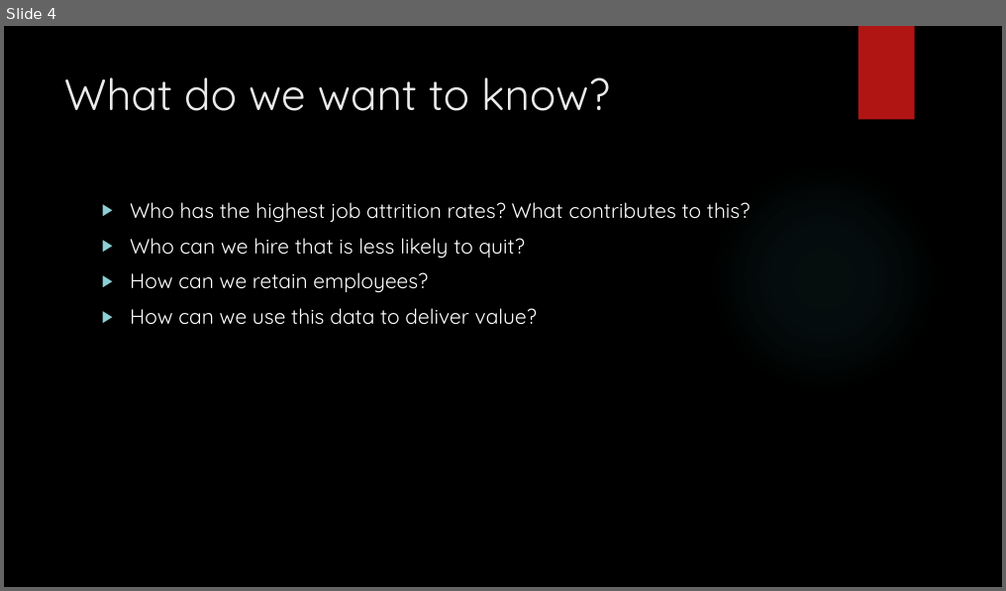
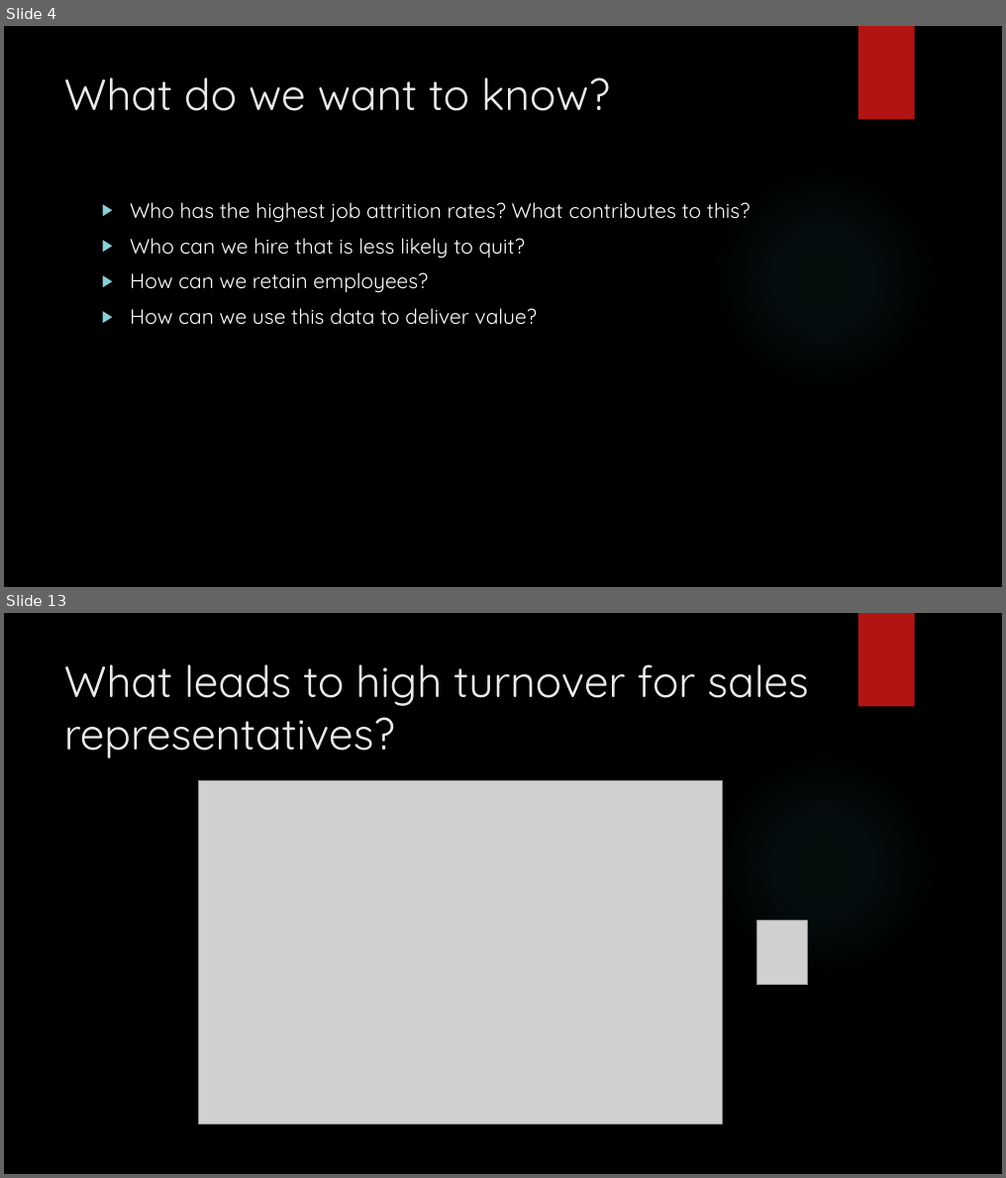
Before and after one commit to vazquezs123/DATA_SCIENCE_CS02, a slide deck: case_study_02_presentation.pptx. Shown one above the other, each under a label of ours: slide 4 before the commit, slides 4 and 13 after it; the slides between them are not shown. The pictures are 1006x591 and 1006x1178 pixels, drawn with LibreOffice and Linux fonts; fonts in the diff are those of the drawing; grey boxes stand for pictures; background and template pictures are left out. Boxes give left, top, right and bottom in pixels: in the first picture for what was removed or moved away, otherwise in the second. Text is boxed around its words. In the diff, an @@ line names an element or a change of style, - is before the commit and + after.

```diff
--- a/case_study_02_presentation.pptx
+++ b/case_study_02_presentation.pptx
@@ slide 13 added at bbox=[4, 613, 1002, 1174], background picture (left out); not listed: 2 template elements that a slide beside it also shows @@
@@ title added at bbox=[64, 664, 808, 759], 42 pt, text #EBEBEB @@
+What leads to high turnover for sales representatives?
@@ picture added at bbox=[199, 780, 723, 1124] @@
@@ picture added at bbox=[757, 921, 808, 984] @@
```
Also in this commit, not shown: 10 other slides added.
